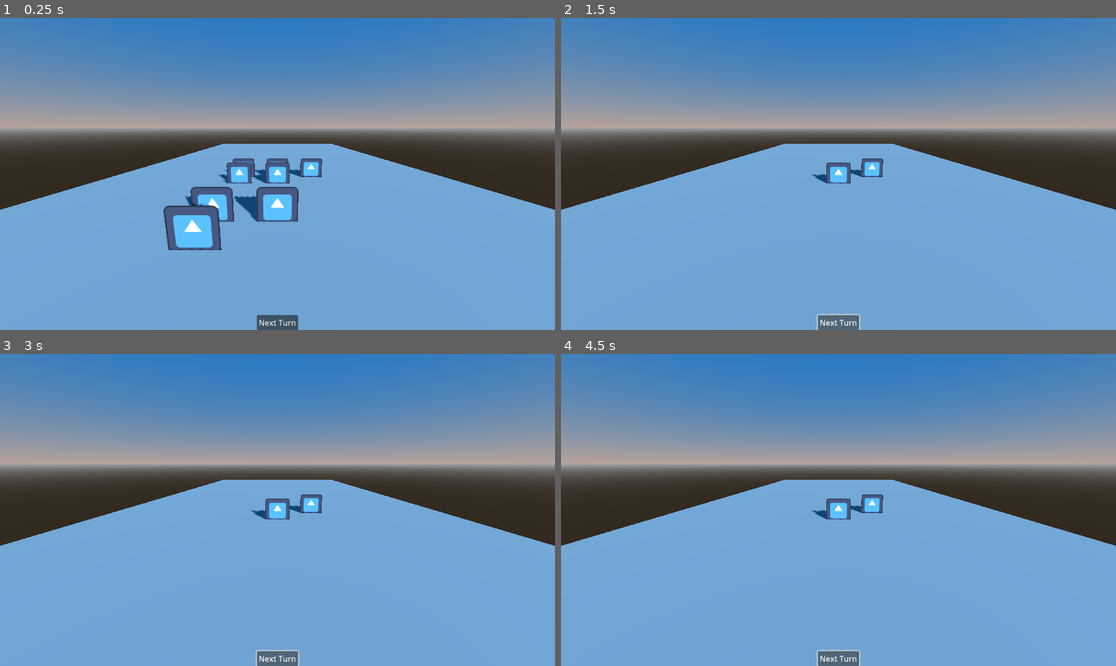
Above: before the commit, frames 1-4 (two rows, left to right).
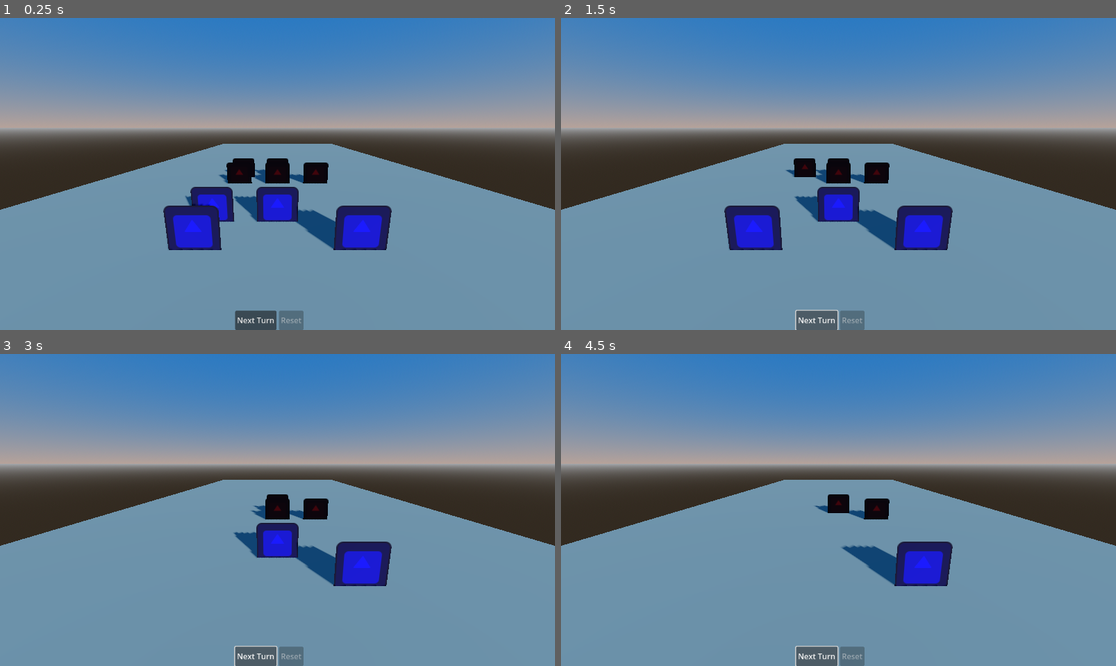
Above: after the commit, the same moments.

Repository: AndreMoukarzel/Auto-Battler
Game: Godot game, scene res://test_scene.tscn
The game is run twice, just before and just after one commit, with the same random seed, the same clock (stepped at 60 frames per second) and the same inputs. The engine's default icon, where the game draws it, is replaced by a stand-in: a white triangle on a blue panel in a dark square.
Inputs:
- Up to frame 1 (0.25 s): no input
- Up to frame 2 (1.5 s): click "Next Turn" at 0.5 s; click "Next Turn" at 1.25 s
- Up to frame 3 (3 s): click "Next Turn" at 2 s; tap Enter at 2.75 s
- Up to frame 4 (4.5 s): tap Space at 3.5 s; tap Enter at 4.25 s

The runs differ from the first frame. In frame 1, 51% of the frame differs, in the area x 0-100%, y 40-100%; in frame 2, 51%; in frame 3, 51%; in frame 4, 51%.

Commit message:
Working basic battle mechanics

Diff:
--- /dev/null
+++ b/combat/Army.gd
@@ -0,0 +1,49 @@
+extends Node3D
+
+signal position_already_taken(pos: int)
+signal unit_added
+
+
+var base_units: Array = [null, null, null, null, null ,null]
+var units: Array = [null, null, null, null, null ,null] # We have this array to have the liberty to delete references to units
+
+
+func add_unit(unit: Sprite3D, pos: int):
+	if pos >= len(base_units):
+		push_error("Invalid unit position")
+		return
+	if base_units[pos] != null:
+		push_warning("Position " + str(pos) + " already taken")
+		emit_signal("position_already_taken", pos)
+		return
+
+	base_units[pos] = InstancedUnit.new(unit, pos)
+
+	emit_signal("unit_added")
+
+
+func reset_troops():
+	for pos in range(len(base_units)):
+		if base_units[pos] != null:
+			base_units[pos].reset()
+		units[pos] = base_units[pos]
+		if units[pos] != null:
+			get_node("Position" + str(pos)).add_child(units[pos].sprite.duplicate())
+
+
+func get_unit(pos: int):
+	return units[pos]
+
+
+## Returns if the unit in the specified position is able to act.
+func unit_is_able(pos: int) -> bool:
+	if units[pos] == null:
+		return false
+	if pos % 2 == 1 and units[pos - 1] != null: # If in backline is blocked by an unit in front, can't attack
+		return false
+	return true
+
+
+func kill_unit(pos: int):
+	units[pos] = null
+	get_node("Position" + str(pos)).get_children()[0].queue_free()
--- a/combat/army.tscn
+++ b/combat/Army.tscn
@@ -1,10 +1,10 @@
 [gd_scene load_steps=2 format=3 uid="uid://corp2mgblapx2"]
 
-[ext_resource type="Script" path="res://combat/army.gd" id="1_t02kk"]
+[ext_resource type="Script" path="res://combat/Army.gd" id="1_dtubs"]
 
 [node name="Army" type="Node3D"]
 transform = Transform3D(1, 0, 0, 0, 1, 0, 0, 0, 1, 0, 0.5, 0)
-script = ExtResource("1_t02kk")
+script = ExtResource("1_dtubs")
 
 [node name="Position0" type="Node3D" parent="."]
 transform = Transform3D(1, 0, 0, 0, 1, 0, 0, 0, 1, -2, 0, -0.75)
--- /dev/null
+++ b/combat/Battlefield.gd
@@ -0,0 +1,58 @@
+extends Node3D
+
+signal column_done
+signal battle_done
+signal reset
+
+
+func _ready():
+	for i in range(3):
+		var new_unit = load("res://units/BaseUnit.tscn").instantiate()
+		new_unit.modulate = Color(0, 0, 1)
+		$Army1.add_unit(new_unit, i)
+	var unit = load("res://units/BaseUnit.tscn").instantiate()
+	unit.modulate = Color(0, 0, 1)
+	$Army1.add_unit(unit, 5)
+	for i in range(5):
+		var new_unit = load("res://units/BaseUnit.tscn").instantiate()
+		new_unit.modulate = Color(1, 0, 0)
+		$Army2.add_unit(new_unit, i)
+	$Army1.reset_troops()
+	$Army2.reset_troops()
+
+
+func battle_step():
+	var active_units = $PriorityDealer.get_active_units()
+	var unit1 = active_units[0]
+	var unit2 = active_units[1]
+
+	if unit1 != null and unit2 != null:
+		unit1.curr_health -= unit2.curr_attack
+		unit2.curr_health -= unit1.curr_attack
+
+	if unit1 != null and unit1.curr_health <= 0:
+		$Army1.kill_unit(unit1.position)
+	if unit2 != null and unit2.curr_health <= 0:
+		$Army2.kill_unit(unit2.position)
+
+	# Direct hits to player
+	if unit1 != null and unit2 == null:
+		$Army1.kill_unit(unit1.position)
+	elif unit1 == null and unit2 != null:
+		$Army2.kill_unit(unit2.position)
+
+
+func _on_go_pressed():
+	battle_step()
+	var active_units = $PriorityDealer.get_active_units()
+	if active_units[0] == null and active_units[1] == null:
+		emit_signal("column_done")
+		$PriorityDealer.next_column()
+		if $PriorityDealer.current_column == 0:
+			emit_signal("battle_done")
+
+
+func _on_reset_pressed():
+	$Army1.reset_troops()
+	$Army2.reset_troops()
+	emit_signal("reset")
--- /dev/null
+++ b/combat/Battlefield.tscn
@@ -0,0 +1,17 @@
+[gd_scene load_steps=4 format=3 uid="uid://dprmfccfu4ywe"]
+
+[ext_resource type="Script" path="res://combat/Battlefield.gd" id="1_3temh"]
+[ext_resource type="PackedScene" uid="uid://corp2mgblapx2" path="res://combat/Army.tscn" id="1_mhrse"]
+[ext_resource type="Script" path="res://combat/PriorityDealer.gd" id="3_b2m7c"]
+
+[node name="Battlefield" type="Node3D"]
+script = ExtResource("1_3temh")
+
+[node name="Army1" parent="." instance=ExtResource("1_mhrse")]
+transform = Transform3D(1, 0, 0, 0, 1, 0, 0, 0, 1, 0, 0.5, 3)
+
+[node name="Army2" parent="." instance=ExtResource("1_mhrse")]
+transform = Transform3D(1, 0, -8.74228e-08, 0, 1, 0, -8.74228e-08, 0, -1, 0, 0.5, -3)
+
+[node name="PriorityDealer" type="Node" parent="."]
+script = ExtResource("3_b2m7c")
--- a/combat/CombatLogic.gd
+++ /dev/null
@@ -1,43 +0,0 @@
-extends Node
-
-
-@onready var army1 = get_node("Army1")
-@onready var army2 = get_node("Army2")
-
-
-func _ready():
-	for i in range(3):
-		var new_unit = load("res://units/BaseUnit.tscn").instantiate()
-		army1.add_unit(new_unit, i)
-	for i in range(5):
-		var new_unit = load("res://units/BaseUnit.tscn").instantiate()
-		army2.add_unit(new_unit, i)
-
-
-func pre_combat(unit_position: int):
-	pass
-
-
-func combat():
-	for unit_position in range(6):
-		pre_combat(unit_position)
-	for unit_position in range(6):
-		act(unit_position)
-
-
-func act(unit_position: int):
-	var unit1 = army1.get_unit(unit_position)
-	var unit2 = army2.get_unit(unit_position)
-
-	if unit1 != null and unit2 != null:
-		unit1.curr_health -= unit2.curr_attack
-		unit2.curr_health -= unit1.curr_attack
-
-	if unit1 != null and unit1.curr_health <= 0:
-		army1.kill_unit(unit_position)
-	if unit2 != null and unit2.curr_health <= 0:
-		army2.kill_unit(unit_position)
-
-
-func _on_go_pressed():
-	combat()
--- /dev/null
+++ b/combat/PriorityDealer.gd
@@ -0,0 +1,30 @@
+extends Node
+
+
+@onready var Army1 = get_parent().get_node("Army1")
+@onready var Army2 = get_parent().get_node("Army2")
+
+var current_column: int = 0
+var done_units: Array = []
+
+
+func get_active_units():
+	var unit1 = get_ready_unit_from_column(Army1)
+	var unit2 = get_ready_unit_from_column(Army2)
+
+	return [unit1, unit2]
+
+
+func get_ready_unit_from_column(Army):
+	var column_positions: Array = [current_column * 2, (current_column * 2) + 1]
+	var unit = Army.get_unit(column_positions[0])
+
+	if unit == null or unit in done_units:
+		unit = Army.get_unit(column_positions[1])
+		if unit in done_units:
+			unit = null
+	return unit
+
+
+func next_column():
+	current_column = (current_column + 1) % 3
--- a/combat/army.gd
+++ /dev/null
@@ -1,35 +0,0 @@
-extends Node3D
-
-signal position_already_taken(pos: int)
-signal unit_added
-
-
-var units: Array = [null, null, null, null, null ,null]
-
-
-func add_unit(unit: Sprite3D, pos: int):
-	if pos >= len(units):
-		push_error("Invalid unit position")
-		return
-	if units[pos] != null:
-		push_warning("Position " + str(pos) + " already taken")
-		emit_signal("position_already_taken", pos)
-		return
-
-	units[pos] = InstancedUnit.new(unit)
-	get_node("Position" + str(pos)).add_child(unit)
-
-	emit_signal("unit_added")
-
-
-func get_unit(pos: int):
-	return units[pos]
-
-
-func kill_unit(pos: int):
-	get_node("Position" + str(pos)).hide()
-
-
-func reset():
-	for pos in range(len(units)):
-		get_node("Position" + str(pos)).show()
--- a/combat/combat_logic.tscn
+++ /dev/null
@@ -1,16 +0,0 @@
-[gd_scene load_steps=3 format=3 uid="uid://qs3m7waj70yu"]
-
-[ext_resource type="Script" path="res://combat/CombatLogic.gd" id="1_gy3mn"]
-[ext_resource type="PackedScene" uid="uid://corp2mgblapx2" path="res://combat/army.tscn" id="2_vpebh"]
-
-[node name="CombatLogic" type="Node"]
-script = ExtResource("1_gy3mn")
-
-[node name="Army1" parent="." instance=ExtResource("2_vpebh")]
-transform = Transform3D(1, 0, 0, 0, 1, 0, 0, 0, 1, 0, 0.5, 3)
-
-[node name="Army2" parent="." instance=ExtResource("2_vpebh")]
-transform = Transform3D(1, 0, 0, 0, 1, 0, 0, 0, 1, 0, 0.5, -3)
-
-[node name="Timer" type="Timer" parent="."]
-wait_time = 0.5
--- /dev/null
+++ b/test_scene.gd
@@ -0,0 +1,11 @@
+extends Node3D
+
+
+func _on_battlefield_battle_done():
+	$UI/Buttons/Go.disabled = true
+	$UI/Buttons/Reset.disabled = false
+
+
+func _on_battlefield_reset():
+	$UI/Buttons/Go.disabled = false
+	$UI/Buttons/Reset.disabled = true
--- a/test_scene.tscn
+++ b/test_scene.tscn
@@ -1,6 +1,7 @@
-[gd_scene load_steps=6 format=3 uid="uid://bdfet3llmdvi8"]
+[gd_scene load_steps=7 format=3 uid="uid://bdfet3llmdvi8"]
 
-[ext_resource type="PackedScene" uid="uid://qs3m7waj70yu" path="res://combat/combat_logic.tscn" id="1_l8l1e"]
+[ext_resource type="Script" path="res://test_scene.gd" id="1_ptu7y"]
+[ext_resource type="PackedScene" uid="uid://dprmfccfu4ywe" path="res://combat/Battlefield.tscn" id="1_qw52c"]
 
 [sub_resource type="BoxMesh" id="BoxMesh_86upm"]
 size = Vector3(20, 1, 60)
@@ -17,11 +18,12 @@
 sky = SubResource("Sky_dggux")
 
 [node name="TestScene" type="Node3D"]
+script = ExtResource("1_ptu7y")
 
 [node name="Camera3D" type="Camera3D" parent="."]
 transform = Transform3D(1, 0, 0, 0, 0.975188, 0.221378, 0, -0.221378, 0.975188, 0, 2.88064, 8.14616)
 
-[node name="CombatLogic" parent="." instance=ExtResource("1_l8l1e")]
+[node name="Battlefield" parent="." instance=ExtResource("1_qw52c")]
 
 [node name="MeshInstance3D" type="MeshInstance3D" parent="."]
 transform = Transform3D(1, 0, 0, 0, 1, 0, 0, 0, 1, 0, -0.5, 0)
@@ -32,6 +34,7 @@
 
 [node name="DirectionalLight3D" type="DirectionalLight3D" parent="."]
 transform = Transform3D(0.855798, -0.261792, 0.446178, 0.106424, 0.933145, 0.343388, -0.506245, -0.246386, 0.826444, 3.28163, 2.06736, 3.85853)
+light_color = Color(0.959232, 0.817427, 0.594911, 1)
 light_energy = 1.175
 shadow_enabled = true
 
@@ -43,20 +46,30 @@
 grow_horizontal = 2
 grow_vertical = 2
 
-[node name="Go" type="Button" parent="UI"]
+[node name="Buttons" type="HBoxContainer" parent="UI"]
 layout_mode = 1
 anchors_preset = 7
 anchor_left = 0.5
 anchor_top = 1.0
 anchor_right = 0.5
 anchor_bottom = 1.0
-offset_left = -43.0
-offset_top = -31.0
-offset_right = 43.0
+offset_left = -88.0
+offset_top = -40.0
+offset_right = 88.0
 grow_horizontal = 2
 grow_vertical = 0
+theme_override_constants/separation = 5
+
+[node name="Go" type="Button" parent="UI/Buttons"]
+layout_mode = 2
 text = "Next Turn"
 
-[connection signal="pressed" from="UI/Go" to="CombatLogic" method="_on_go_pressed"]
+[node name="Reset" type="Button" parent="UI/Buttons"]
+layout_mode = 2
+disabled = true
+text = "Reset"
 
-[editable path="CombatLogic"]
+[connection signal="battle_done" from="Battlefield" to="." method="_on_battlefield_battle_done"]
+[connection signal="reset" from="Battlefield" to="." method="_on_battlefield_reset"]
+[connection signal="pressed" from="UI/Buttons/Go" to="Battlefield" method="_on_go_pressed"]
+[connection signal="pressed" from="UI/Buttons/Reset" to="Battlefield" method="_on_reset_pressed"]
--- a/units/BaseUnit.tscn
+++ b/units/BaseUnit.tscn
@@ -5,7 +5,6 @@
 
 [node name="BaseUnit" type="Sprite3D"]
 shaded = true
-double_sided = false
 alpha_cut = 2
 texture = ExtResource("1_4e0mk")
 script = ExtResource("2_mde87")
--- a/units/InstancedUnit.gd
+++ b/units/InstancedUnit.gd
@@ -1,15 +1,19 @@
 class_name InstancedUnit
 
+var sprite: Sprite3D = null
 var base_attack: int
 var base_health: int
+var position: int
 
 var curr_attack: int
 var curr_health: int
 
 
-func _init(unit):
+func _init(unit, pos: int):
+	sprite = unit
 	base_attack = unit.attack
 	base_health = unit.health
+	position = pos
 	reset()
 
 
